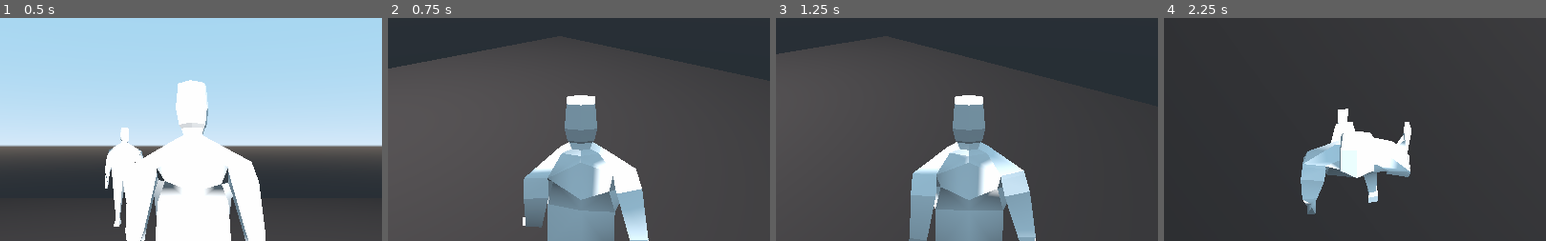
Above: before the commit, frames 1-4 (left to right).
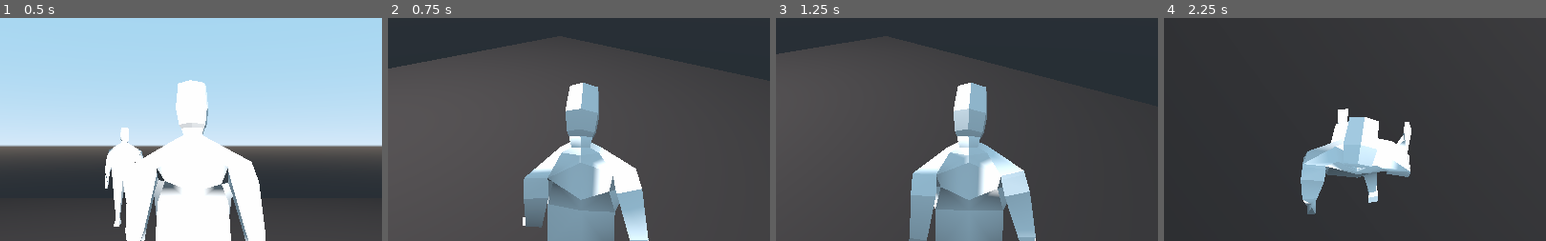
Above: after the commit, the same moments.

Repository: lolajojo/childhood_mystery_prototype
Game: Godot game, scene res://scenes/Main.tscn
The game is run twice, just before and just after one commit, with the same random seed, the same clock (stepped at 60 frames per second) and the same inputs.
Inputs (mouse positions are % of the whole screen's width and height, from its top left):
- Up to frame 1 (0.5 s): no input
- Up to frame 2 (0.75 s): tap Enter at 0.5 s; move the mouse to (72, 45) at 0.52 s; hold D (move_right) from 0.53 s (still down)
- Up to frame 3 (1.25 s): keep holding D (move_right)
- Up to frame 4 (2.25 s): move the mouse to (30, 55) at 1.27 s; release D (move_right) at 1.28 s; hold S (move_back) 1.28-2.03 s; move the mouse to (60, 28) at 2.02 s; hold D (move_right) from 2.03 s (still down)
The pictures show only the part of the screen within x 25-75%, y 21-71%; the shares and areas given below are measured in that part.

Frame 1 is identical in both runs. In frame 2, 1.3% of the frame differs, in the area x 38-62%, y 29-68%; in frame 3, 1.6%; in frame 4, 2.1%, in the area x 37-64%, y 44-72%.

Commit message:
Add basic not tested logic with head following camera rotation logic

Diff:
--- /dev/null
+++ b/childhood-mystery-prototype/scenes/CameraToPlayerRotationAdapter.gd
@@ -0,0 +1,19 @@
+extends Node
+
+
+export(NodePath) var rotation_updater_path
+
+
+var rotation_updater
+
+
+func _ready():
+	rotation_updater = get_node(rotation_updater_path)
+
+
+func _on_CameraPivot_rotation_changed(rotation):
+	if rotation_updater == null:
+		print("Rotation updater is not set")
+		return
+
+	rotation_updater.rotate_bone(rotation)
--- a/childhood-mystery-prototype/scenes/Main.tscn
+++ b/childhood-mystery-prototype/scenes/Main.tscn
@@ -1,10 +1,11 @@
-[gd_scene load_steps=9 format=2]
+[gd_scene load_steps=10 format=2]
 
 [ext_resource path="res://scenes/Dummy.tscn" type="PackedScene" id=1]
 [ext_resource path="res://scenes/MouseAwareCamera.tscn" type="PackedScene" id=2]
 [ext_resource path="res://scripts/Main.gd" type="Script" id=3]
 [ext_resource path="res://scripts/Position3DGlobalOriginProvider.gd" type="Script" id=4]
 [ext_resource path="res://scenes/Player.tscn" type="PackedScene" id=5]
+[ext_resource path="res://scenes/CameraToPlayerRotationAdapter.gd" type="Script" id=6]
 
 [sub_resource type="BoxShape" id=1]
 
@@ -39,10 +40,18 @@
 [node name="Player" parent="." instance=ExtResource( 5 )]
 rotation_ref_node_path = NodePath("CameraPivot")
 
+[node name="SkeletonHeadRotationUpdater" parent="Player" index="3"]
+skeleton_path = NodePath("../Pivot/lp_dummy/Armature/Skeleton")
+bone_name = "Head"
+
 [node name="CameraPivot" parent="Player" instance=ExtResource( 2 )]
 
 [node name="Position3D" type="Position3D" parent="Player"]
 script = ExtResource( 4 )
+
+[node name="RotationAdapter" type="Node" parent="Player"]
+script = ExtResource( 6 )
+rotation_updater_path = NodePath("../SkeletonHeadRotationUpdater")
 
 [node name="Dummy" parent="." instance=ExtResource( 1 )]
 transform = Transform( -1, 0, -8.74228e-08, 0, 1, 0, 8.74228e-08, 0, -1, 4.2302, 0, 13.9178 )
@@ -50,5 +59,9 @@
 [node name="SkeletonPointUpdater" parent="Dummy" index="3"]
 target_node_path = NodePath("../../Player/Position3D")
 
+[connection signal="rotation_changed" from="Player/CameraPivot" to="Player/RotationAdapter" method="_on_CameraPivot_rotation_changed"]
+
+[editable path="Player"]
+[editable path="Player/Pivot/lp_dummy"]
 [editable path="Dummy"]
 [editable path="Dummy/Pivot/lp_dummy"]
--- a/childhood-mystery-prototype/scenes/Player.tscn
+++ b/childhood-mystery-prototype/scenes/Player.tscn
@@ -5,7 +5,7 @@
 [ext_resource path="res://animations/walking.tres" type="Animation" id=3]
 [ext_resource path="res://animations/idle.tres" type="Animation" id=4]
 [ext_resource path="res://scripts/AnimationPlayer.gd" type="Script" id=5]
-[ext_resource path="res://scripts/SkeletonLookingPointUpdater.gd" type="Script" id=6]
+[ext_resource path="res://scripts/SkeletonBoneRotationUpdater.gd" type="Script" id=6]
 
 [sub_resource type="CapsuleShape" id=1]
 radius = 1.0668
@@ -29,10 +29,8 @@
 anims/walking = ExtResource( 3 )
 script = ExtResource( 5 )
 
-[node name="SkeletonPointUpdater" type="Position3D" parent="."]
+[node name="SkeletonHeadRotationUpdater" type="Position3D" parent="."]
 script = ExtResource( 6 )
-skeleton_path = NodePath("../Pivot/lp_dummy/Armature/Skeleton")
-bone_name = "Head"
 
 [connection signal="idling" from="." to="AnimationPlayer" method="_on_Player_idling"]
 [connection signal="start_moving" from="." to="AnimationPlayer" method="_on_Player_start_moving"]
--- a/childhood-mystery-prototype/scripts/MouseRotationPoint.gd
+++ b/childhood-mystery-prototype/scripts/MouseRotationPoint.gd
@@ -1,4 +1,8 @@
 extends Position3D
+
+
+signal rotation_changed(rotation)
+
 
 func _input(event):
 	if event is InputEventMouseMotion:
@@ -6,3 +10,5 @@
 		rotation.x += -deg2rad(movement.y)
 		rotation.x = clamp(rotation.x, deg2rad(-90), deg2rad(90))
 		rotation.y += -deg2rad(movement.x)
+
+		emit_signal("rotation_changed", rotation)
--- /dev/null
+++ b/childhood-mystery-prototype/scripts/SkeletonBoneRotationUpdater.gd
@@ -0,0 +1,45 @@
+extends Position3D
+
+
+export(NodePath) var skeleton_path
+export(String) var bone_name
+
+var skeleton_node: Skeleton
+var _basis_corrector: LimitBasisCorrector
+
+
+func _ready():
+	skeleton_node = get_node(skeleton_path)
+	_basis_corrector = LimitBasisCorrector.new()
+
+
+func _exit_tree():
+	_basis_corrector.free()
+
+
+func rotate_bone(rotation_vector: Vector3):
+	if skeleton_node == null:
+		print("Skeleton is not set")
+		return
+
+	var bone_id = skeleton_node.find_bone(bone_name)
+
+	if bone_id == null:
+		print("Failed to found bone ", bone_name, " in skeleton ", skeleton_node)
+		return
+
+	var bone_pose = skeleton_node.get_bone_global_pose(bone_id)
+	var bone_rotation = bone_pose.basis.get_euler()
+	var angle_to_rotate = rotation_vector - bone_rotation
+
+	bone_pose.basis = _rotate_basis(bone_pose.basis, angle_to_rotate)
+
+	skeleton_node.set_bone_global_pose_override(bone_id, bone_pose, 1.0, true)
+
+
+func _rotate_basis(basis: Basis, rotation_angle_rad: Vector3):
+	basis = basis.rotated(basis.x, rotation_angle_rad.x)
+	basis = basis.rotated(basis.y, rotation_angle_rad.y)
+	basis = basis.rotated(basis.z, rotation_angle_rad.z)
+
+	return basis
